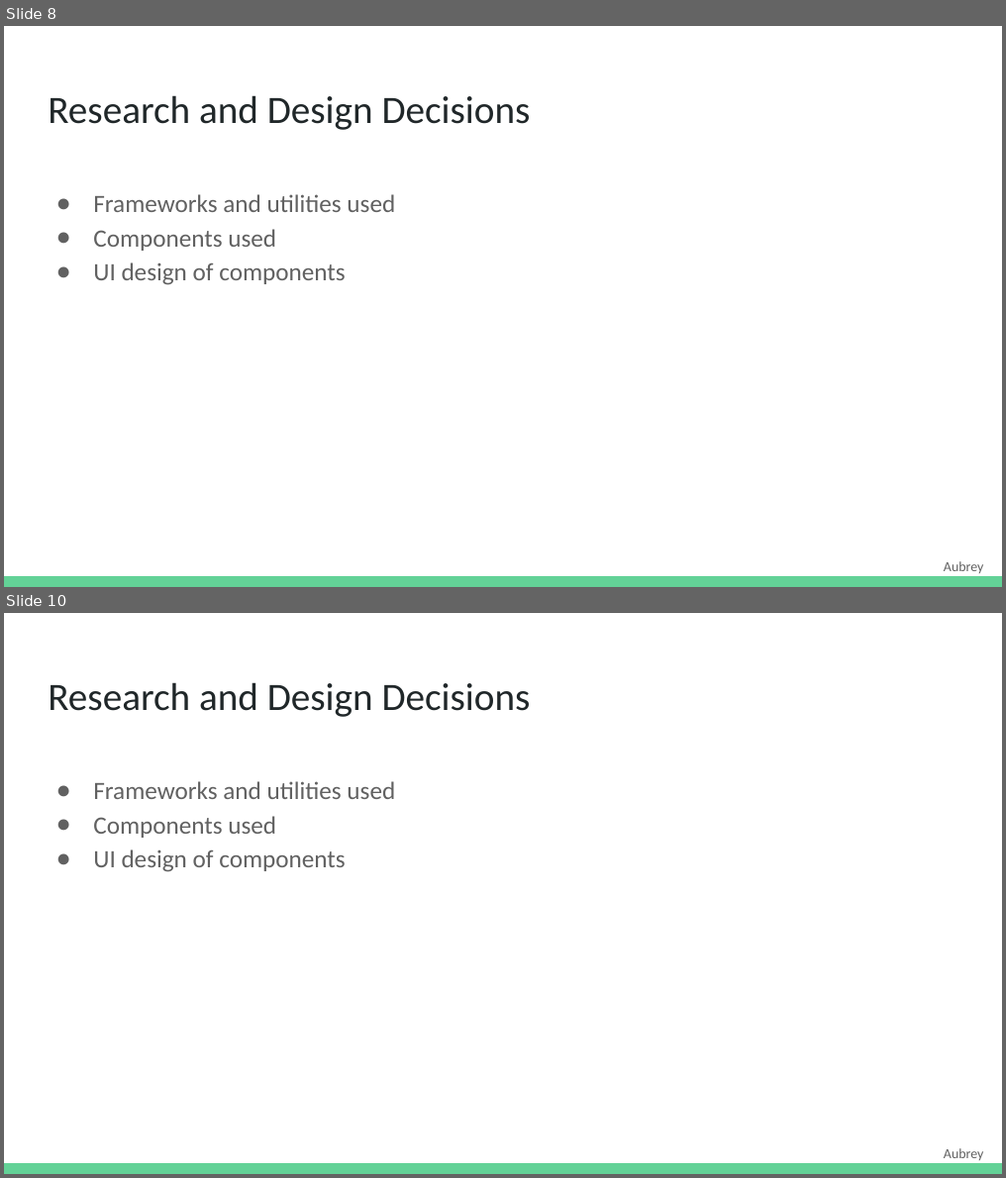
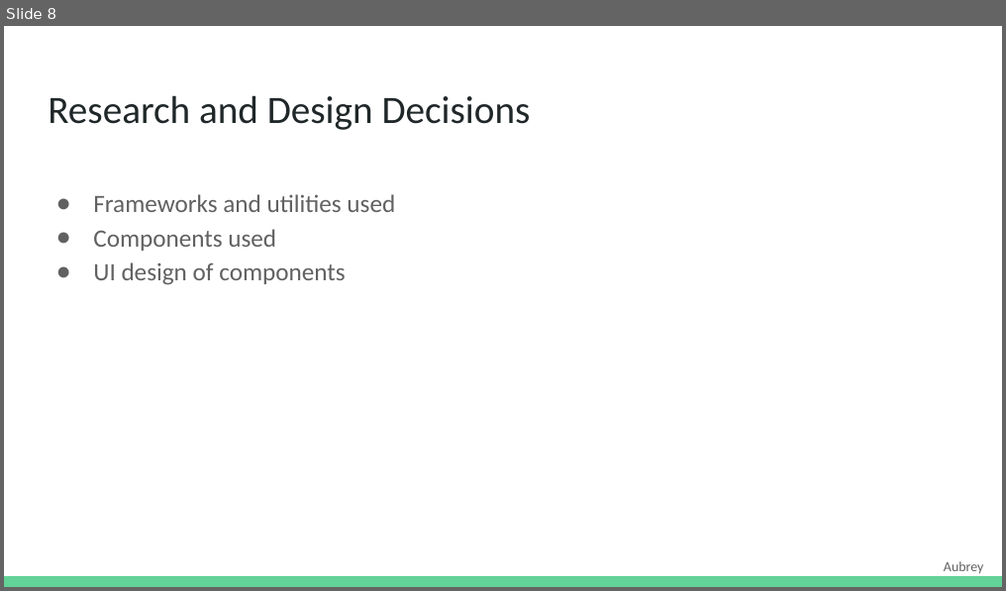
Before and after one commit to DSchroederOSU/SeniorCapstone, a slide deck: Documents/Group_57/Progress_Report/Capstone Presentation.pptx. Shown one above the other, each under a label of ours: slides 8 and 10 before the commit, slide 8 after it; the slides between them are not shown. The pictures are 1006x1178 and 1006x591 pixels, drawn with LibreOffice and Linux fonts; fonts in the diff are those of the drawing. Boxes give left, top, right and bottom in pixels: in the first picture for what was removed or moved away, otherwise in the second. Text is boxed around its words. In the diff, an @@ line names an element or a change of style, - is before the commit and + after.

Commit message:
Added presentation pdf and fixed pptx

```diff
--- a/Documents/Group_57/Progress_Report/Capstone Presentation.pptx
+++ b/Documents/Group_57/Progress_Report/Capstone Presentation.pptx
@@ slide 10 removed at (x1=4, y1=613, x2=1002, y2=1174), background #FFFFFF; not listed: 1 template element that a slide beside it also shows @@
@@ title removed at (x1=48, y1=682, x2=531, y2=717) @@
-Research and Design Decisions
@@ text removed at (x1=93, y1=781, x2=395, y2=872) @@
-● Frameworks and utilities used
-● Components used
-● UI design of components
@@ text removed at (x1=944, y1=1149, x2=984, y2=1160) @@
-Aubrey
```
Also in this commit, not shown: 1 other slide removed, 1 other file.
